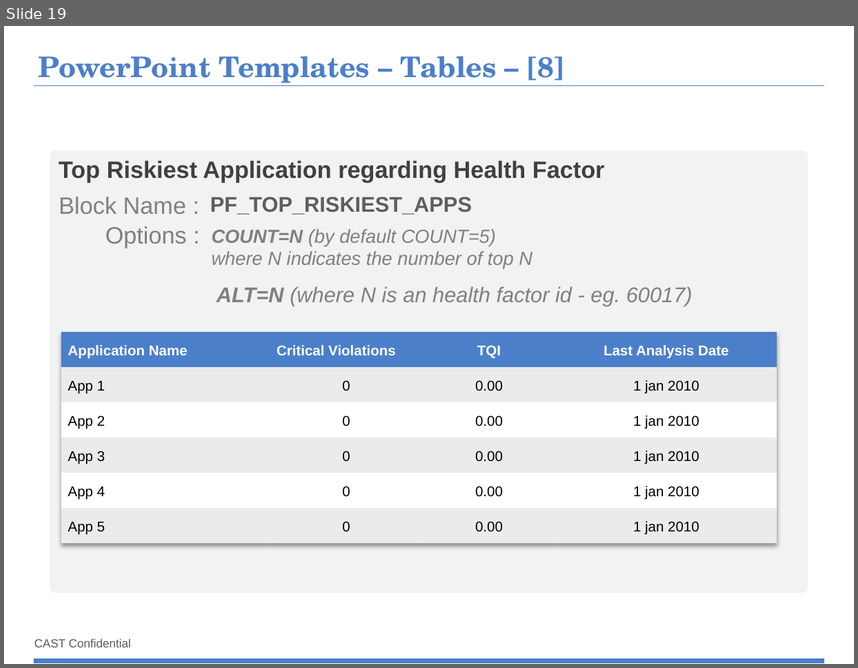
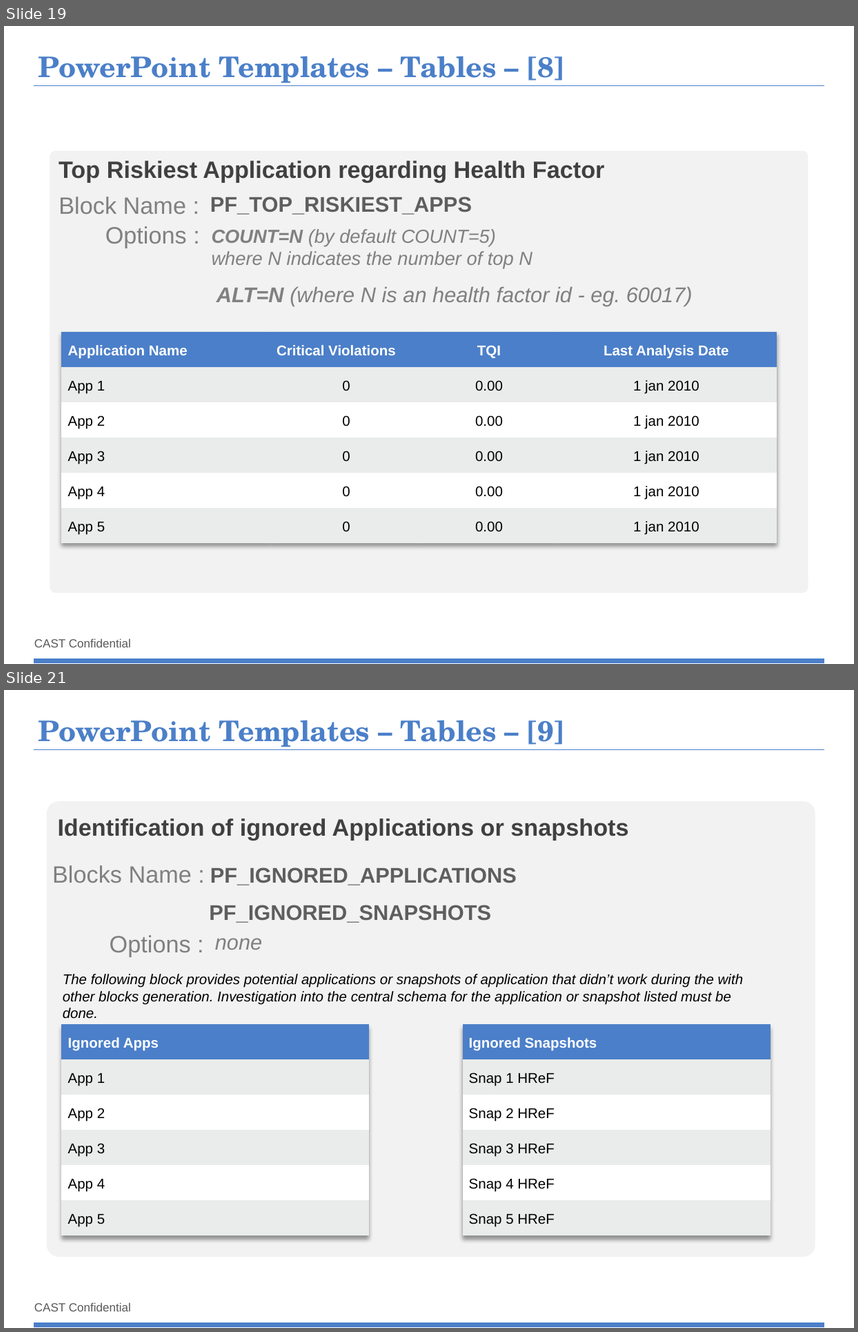
Before and after one commit to CAST-projects/ReportGenerator, a slide deck: CastReporting.Reporting/PortfolioTemplatesFiles/1- Portfolio-Powerpoint-components-library.pptx. Shown one above the other, each under a label of ours: slide 19 before the commit, slides 19 and 21 after it; the slides between them are not shown. The pictures are 858x668 and 858x1332 pixels, drawn with LibreOffice and Linux fonts; fonts in the diff are those of the drawing; background and template pictures are left out. Boxes give left, top, right and bottom in pixels: in the first picture for what was removed or moved away, otherwise in the second. Text is boxed around its words. In the diff, an @@ line names an element or a change of style, - is before the commit and + after.

Commit message:
REPORTGEN-39 : update portfolio templates
Update portfolio templates with new components

```diff
--- a/CastReporting.Reporting/PortfolioTemplatesFiles/1- Portfolio-Powerpoint-components-library.pptx
+++ b/CastReporting.Reporting/PortfolioTemplatesFiles/1- Portfolio-Powerpoint-components-library.pptx
@@ slide 21 added at (x1=4, y1=690, x2=854, y2=1328), background #FFFFFF; not listed: 3 template elements that a slide beside it also shows @@
@@ title added at (x1=38, y1=720, x2=566, y2=750), 24 pt, text #4B7FC9, bold @@
+PowerPoint Templates – Tables – [9]
@@ rounded rectangle added at (x1=47, y1=801, x2=815, y2=1256), fill #F2F2F2 @@
@@ text added at (x1=58, y1=818, x2=628, y2=840), 20 pt, text #404040, bold @@
+Identification of ignored Applications or snapshots
@@ text added at (x1=52, y1=865, x2=192, y2=883), 20 pt, text #808080 @@
+Blocks Name :
@@ text added at (x1=210, y1=867, x2=517, y2=885), 18 pt, text #5E5E5E, bold @@
+PF_IGNORED_APPLICATIONS
@@ text added at (x1=209, y1=905, x2=491, y2=923), 18 pt, text #5E5E5E, bold @@
+PF_IGNORED_SNAPSHOTS
@@ text added at (x1=110, y1=935, x2=191, y2=956), 20 pt, text #808080 @@
+Options :
@@ text added at (x1=215, y1=938, x2=262, y2=949), 18 pt, text #808080, italic @@
+none
@@ text added at (x1=63, y1=974, x2=743, y2=1018), 12 pt, text #000000, italic @@
+The following block provides potential applications or snapshots of application that didn’t work during the with other blocks generation. Investigation into the central schema for the application or snapshot listed must be done.
@@ table added at (x1=62, y1=1024, x2=369, y2=1236), 6 rows, 1 columns @@
+Ignored Apps
+App 1
+App 2
+App 3
+App 4
+App 5
@@ table added at (x1=462, y1=1024, x2=770, y2=1236), 6 rows, 1 columns @@
+Ignored Snapshots
+Snap 1 HReF
+Snap 2 HReF
+Snap 3 HReF
+Snap 4 HReF
+Snap 5 HReF
```
Also in this commit, not shown: 2 slides changed, 1 other file.
